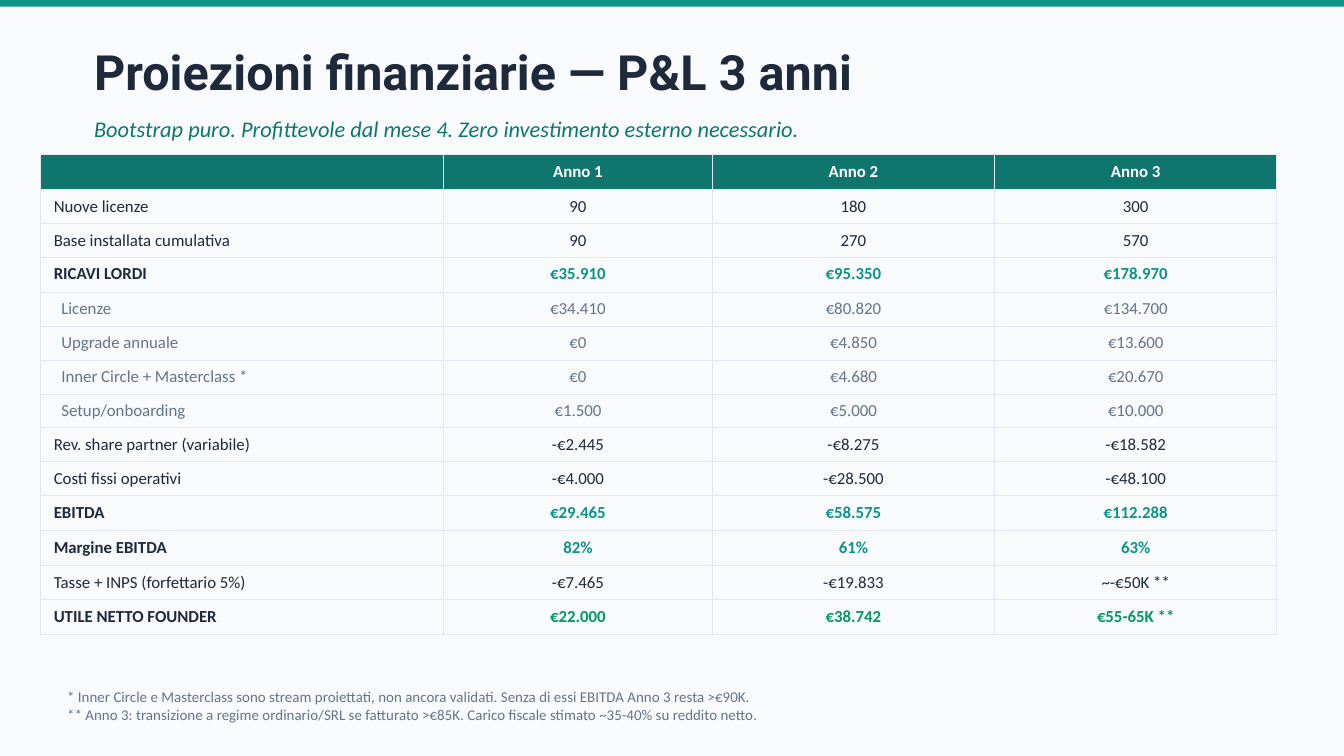
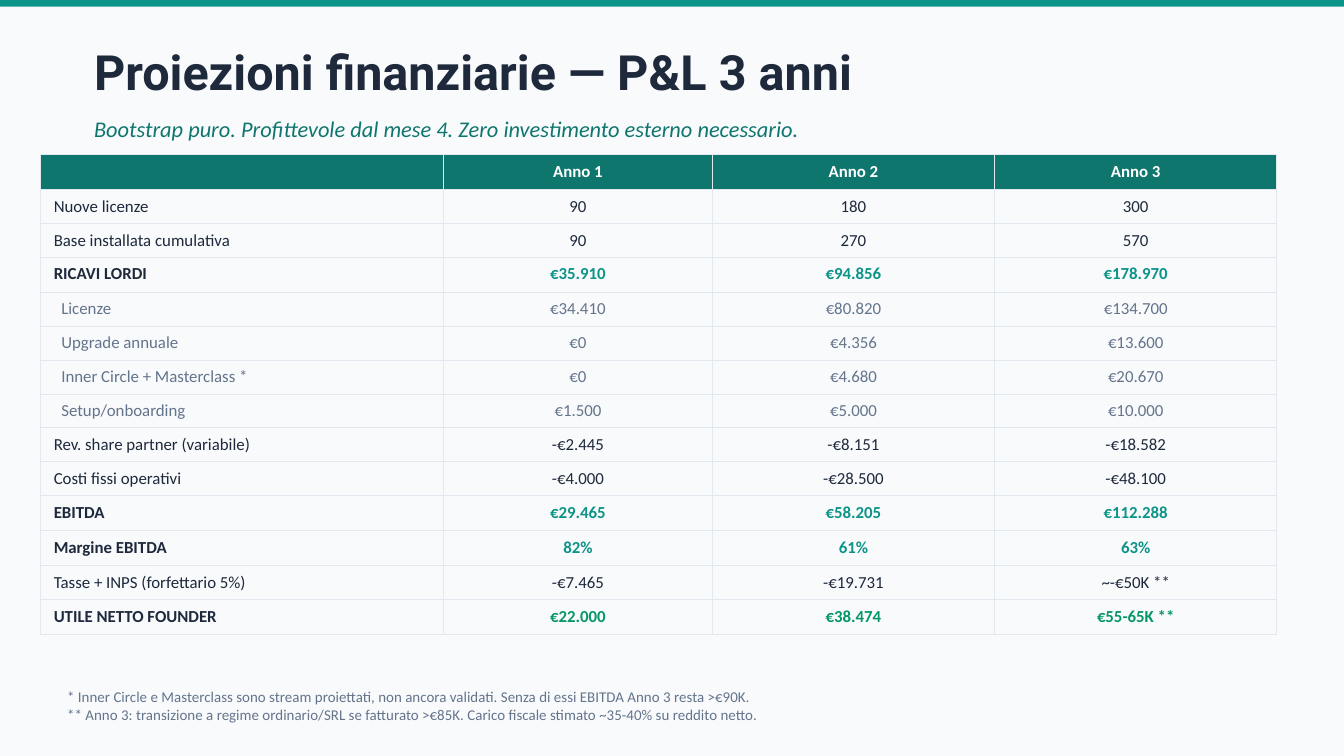
Before and after one commit to gverardo87-lab/FitManager_Studio-, a slide deck: slide 14 of docs/FitManager_PitchDeck.pptx. Drawn at 1344x756 pixels with LibreOffice and Linux fonts; fonts in the diff are those of the drawing. Boxes give left, top, right and bottom in pixels: in the first picture for what was removed or moved away, otherwise in the second. Text is boxed around its words. In the diff, an @@ line names an element or a change of style, - is before the commit and + after.

```diff
--- a/docs/FitManager_PitchDeck.pptx
+++ b/docs/FitManager_PitchDeck.pptx
@@ table at bbox=[40, 155, 1277, 626] @@
-row 4, column 3: €95.350
+row 4, column 3: €94.856
-row 6, column 3: €4.850
+row 6, column 3: €4.356
-row 9, column 3: -€8.275
+row 9, column 3: -€8.151
-row 11, column 3: €58.575
+row 11, column 3: €58.205
-row 13, column 3: -€19.833
+row 13, column 3: -€19.731
-row 14, column 3: €38.742
+row 14, column 3: €38.474
```
Also in this commit, not shown: 4 other slides changed, 3 other files.
